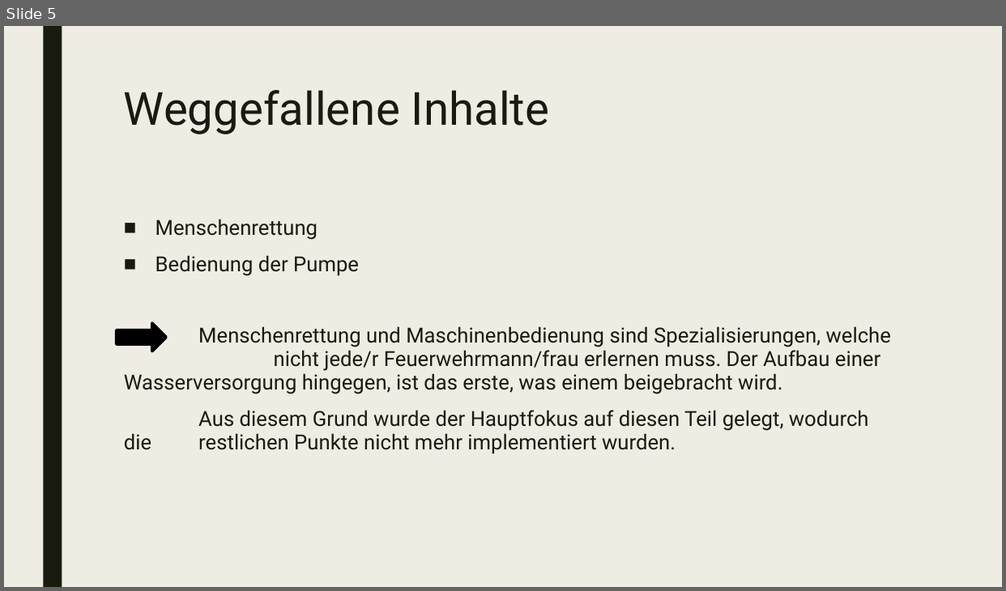
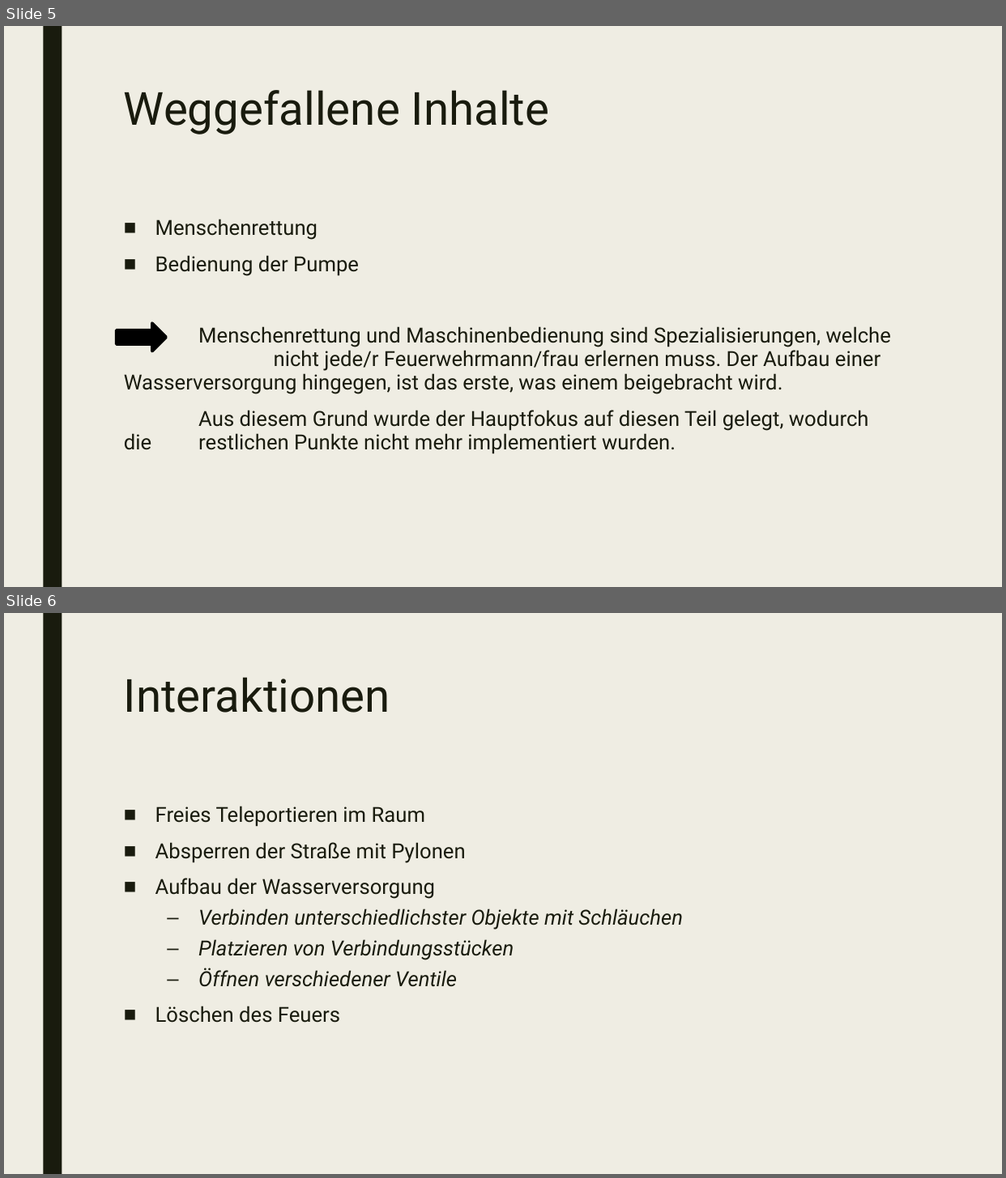
Before and after one commit to JoeK98/Project-Firefight, a slide deck: Abschlusspraesi.pptx. Shown one above the other, each under a label of ours: slide 5 before the commit, slides 5 and 6 after it. The pictures are 1006x591 and 1006x1178 pixels, drawn with LibreOffice and Linux fonts; fonts in the diff are those of the drawing. Boxes give left, top, right and bottom in pixels: in the first picture for what was removed or moved away, otherwise in the second. Text is boxed around its words. In the diff, an @@ line names an element or a change of style, - is before the commit and + after.

```diff
--- a/Abschlusspraesi.pptx
+++ b/Abschlusspraesi.pptx
@@ slide 6 added at <box>4,613,1002,1174</box>, background #EFEDE3; not listed: 1 template element that a slide beside it also shows @@
@@ title added at <box>124,677,390,713</box>, 44 pt, text #191B0E @@
+Interaktionen
@@ text added at <box>155,806,683,1023</box>, 20 pt, text #191B0E, italic @@
+■ Freies Teleportieren im Raum
+■ Absperren der Straße mit Pylonen
+■ Aufbau der Wasserversorgung
+  – Verbinden unterschiedlichster Objekte mit Schläuchen
+  – Platzieren von Verbindungsstücken
+  – Öffnen verschiedener Ventile
+■ Löschen des Feuers
```
Also in this commit, not shown: 3 other slides added.
